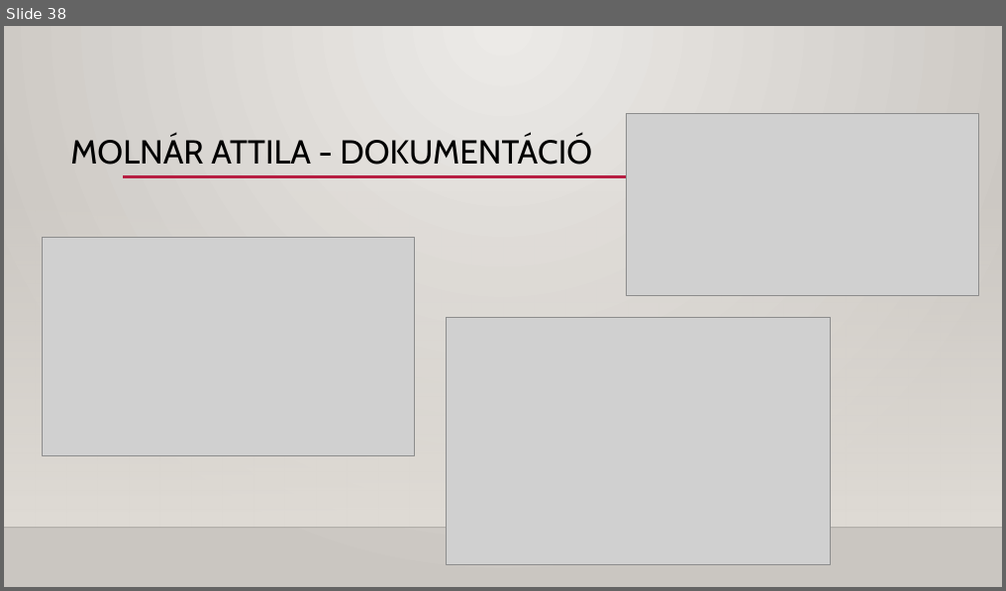
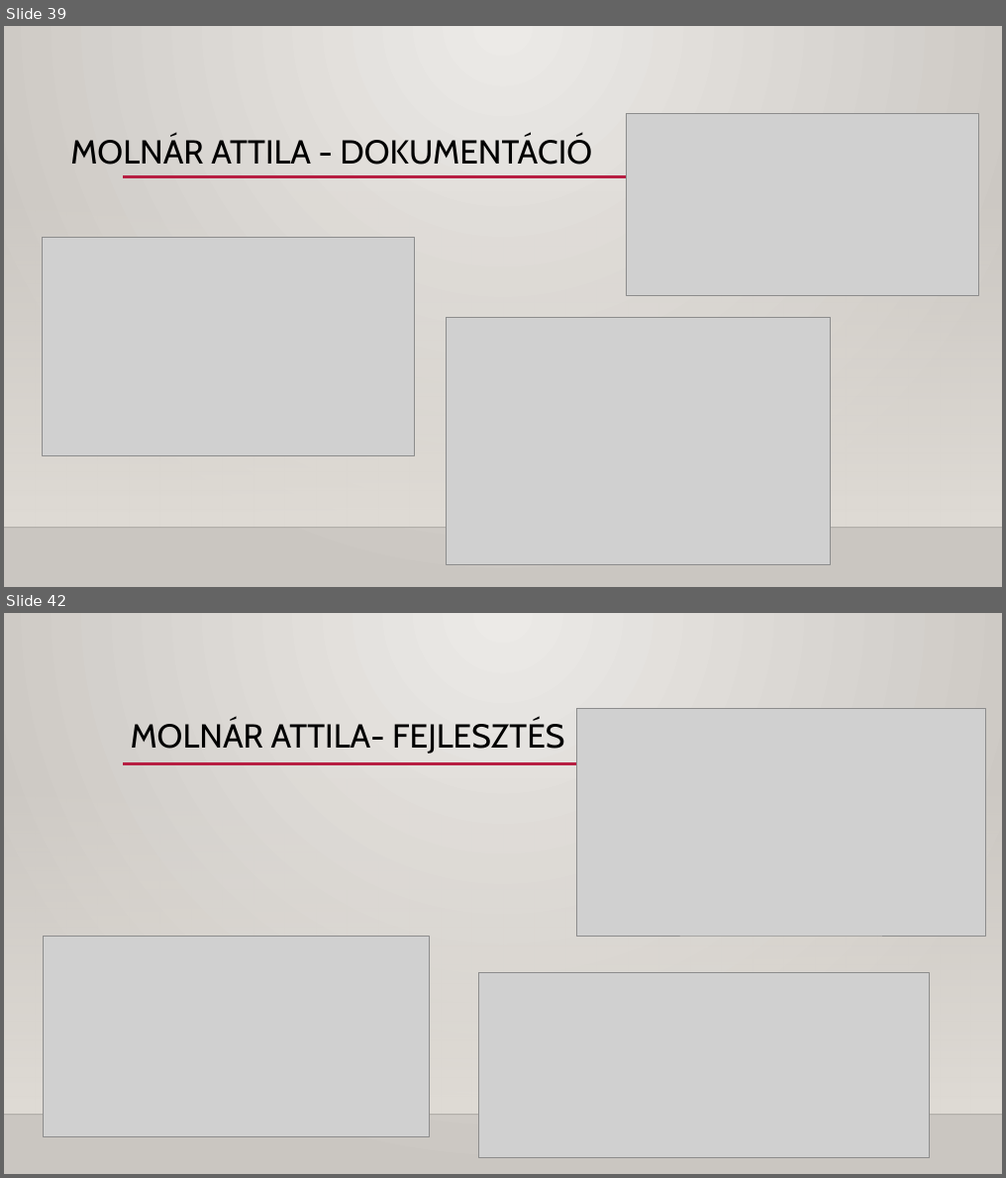
Before and after one commit to Dlevy004/kanban-webapp, a slide deck: Kanban webapp - Buborék együttes.pptx. Shown one above the other, each under a label of ours: slide 38 before the commit, slides 39 and 42 after it; the slides between them are not shown. The pictures are 1006x591 and 1006x1178 pixels, drawn with LibreOffice and Linux fonts; fonts in the diff are those of the drawing; grey boxes stand for pictures; background and template pictures are left out. Boxes give left, top, right and bottom in pixels: in the first picture for what was removed or moved away, otherwise in the second. Text is boxed around its words. In the diff, an @@ line names an element or a change of style, - is before the commit and + after.

```diff
--- a/Kanban webapp - Buborék együttes.pptx
+++ b/Kanban webapp - Buborék együttes.pptx
@@ slide 42 added at (x1=4, y1=613, x2=1002, y2=1174), background gradient #ECEAE7 to #CAC7C1; not listed: 3 template elements that a slide beside it also shows @@
@@ title added at (x1=131, y1=720, x2=564, y2=754), 32 pt, text #000000 @@
+MOLNÁR ATTILA- FEJLESZTÉS
@@ picture added at (x1=576, y1=708, x2=985, y2=936) @@
@@ picture added at (x1=43, y1=936, x2=430, y2=1137) @@
@@ picture added at (x1=478, y1=972, x2=930, y2=1157) @@
@@ what was slide 38 is now slide 39 @@
```
Also in this commit, not shown: 3 slides changed, 2 other slides added.
